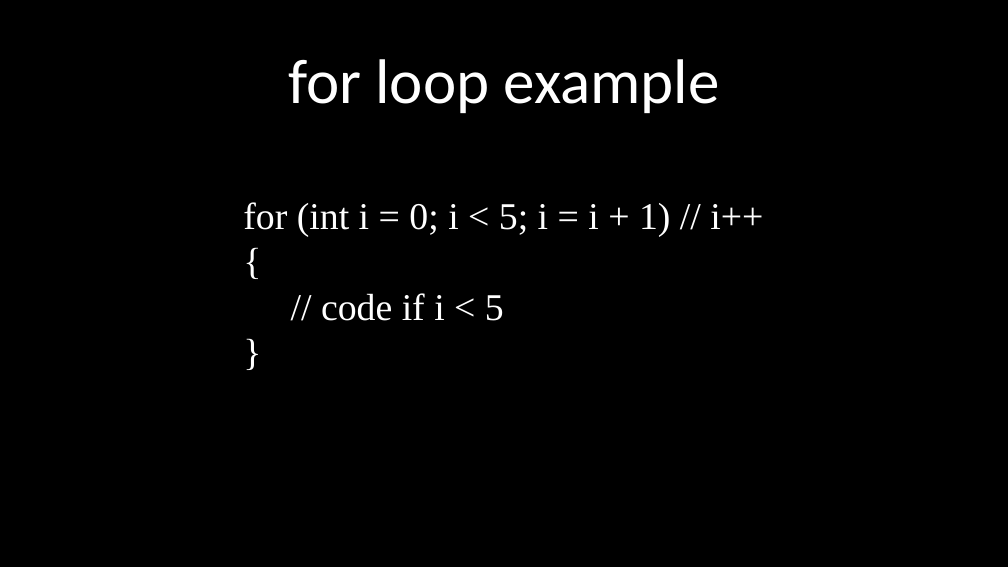
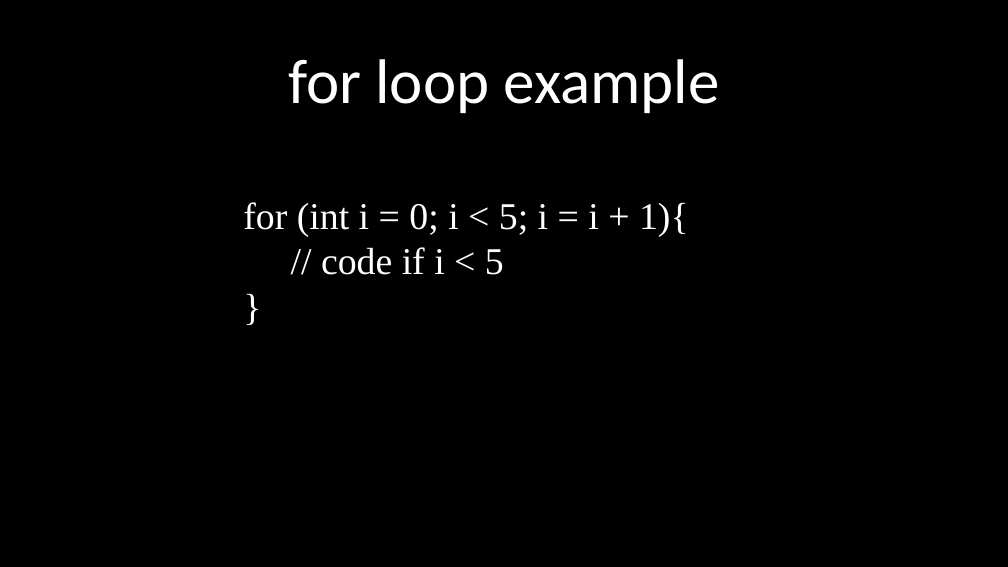
Before and after one commit to kruffka/C-Programming, a slide deck: slide 5 of slides/3_loops.pptx. Drawn at 1008x567 pixels with LibreOffice and Linux fonts; fonts in the diff are those of the drawing. Boxes give left, top, right and bottom in pixels: in the first picture for what was removed or moved away, otherwise in the second. Text is boxed around its words. In the diff, an @@ line names an element or a change of style, - is before the commit and + after.

```diff
--- a/slides/3_loops.pptx
+++ b/slides/3_loops.pptx
@@ text at [243,202,689,237]: text changed @@
-for (int i = 0; i < 5; i = i + 1) // i++
-{
+for (int i = 0; i < 5; i = i + 1){
```
Also in this commit, not shown: 1 other slide changed, 2 other files.
